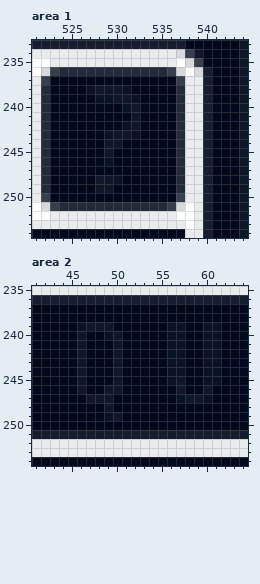
A pixel-art file gets an edit: Graphics/UI layout.aseprite. That is the earlier state.
800x520 pixels, 1 frame. Colours within 5 levels of each other are drawn and written as one. Shown: area 1: x 521..544, y 233..254; area 2: x 41..64, y 235..254. The commit also changed other parts of the picture, which this record leaves out.
The result:
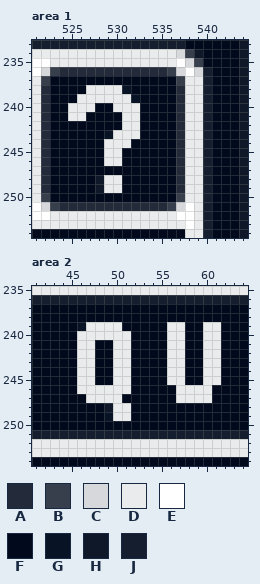
Palette (. is transparent): A #232b3a  B #373e4c  C #d7d8db  D #eaebec  E #ffffff  F #000a1c  G #081325  H #0f1829  J #151e2f
Diff:
--- area 1, layer "Background 2"
@@ x 523..534 @@
 237 FFFFFFFFFFFF
-238 FFFFGHHHGFFF
-239 FFFFFGGHHGFF
-240 FFFFFFFFGHFF
-241 FFFFFFFFFHFF
-242 FFFFFFFFGHFF
-243 FFFFFFGHHGFF
-244 FFFFFFHHFFFF
-245 FFFFFFHFFFFF
-246 FFFFFFGFFFFF
+238 FFFFDDDDGFFF
+239 FFFDDDDDDGFF
+240 FFDDDFFDDDFF
+241 FFDDFFFFDDFF
+242 FFFFFFFFDDFF
+243 FFFFFFGDDDFF
+244 FFFFFFDDDFFF
+245 FFFFFFDDFFFF
+246 FFFFFFDDFFFF
 247 FFFFFFFFFFFF
-248 FFFFFHHGFFFF
-249 FFFFFHHFFFFF
+248 FFFFFHDDFFFF
+249 FFFFFHDDFFFF
 250 FFFFFFFFFFFF
--- area 2, layer "Background 2"
@@ x 41..64 @@
 238 FFFFFFFFFFFFFFFFFFFFFFFF
-239 FFFFFGHHHFFFFFFGGFFGGFFF
-240 FFFFFHFFGHFFFFFGGFFGGFFF
-241 FFFFFHFFFHFFFFFGGFFGGFFF
-242 FFFFFHFFFHFFFFFGGFFGGFFF
-243 FFFFFHFFFHFFFFFGGFFGGFFF
-244 FFFFFHFFFHFFFFFGGFFGGFFF
-245 FFFFFHFFFHFFFFFGHFFGGFFF
-246 FFFFFHFFHHFFFFFFHFFHFFFF
-247 FFFFFFHHHFFFFFFFGHHGFFFF
-248 FFFFFFFFHFFFFFFFFFFFFFFF
-249 FFFFFFFFGHFFFFFFFFFFFFFF
+239 FFFFFGDDDDFFFFFDDFFDDFFF
+240 FFFFFDDDDDDFFFFDDFFDDFFF
+241 FFFFFDDFFDDFFFFDDFFDDFFF
+242 FFFFFDDFFDDFFFFDDFFDDFFF
+243 FFFFFDDFFDDFFFFDDFFDDFFF
+244 FFFFFDDFFDDFFFFDDFFDDFFF
+245 FFFFFDDFFDDFFFFDDFFDDFFF
+246 FFFFFDDDDDDFFFFFDDDDFFFF
+247 FFFFFFDDDDFFFFFFDDDDFFFF
+248 FFFFFFFFHDDFFFFFFFFFFFFF
+249 FFFFFFFFGDDFFFFFFFFFFFFF
 250 FFFFFFFFFFFFFFFFFFFFFFFF
